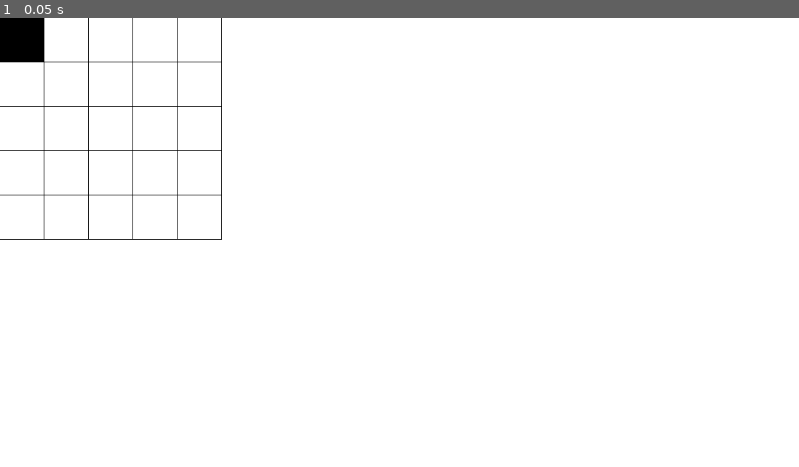
Above: before the commit, frame 1.
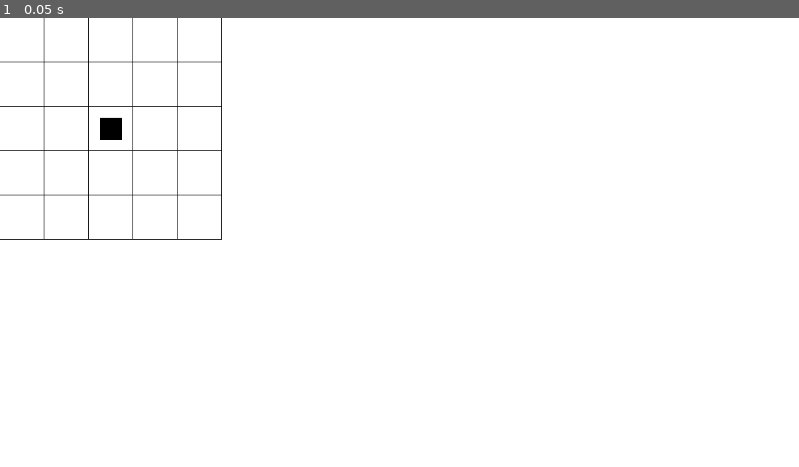
Above: after the commit, the same moment.

Repository: Peachball/gmtk-2025
Game: Godot game, scene res://objects/world_map.tscn
Two runs of this game, one before a commit and one after it. Both use one fixed random seed, a clock stepped at 60 frames per second and the inputs below. This scene is started directly instead of the project's main scene.
Inputs:
- Up to frame 1 (0.05 s): no input

The runs differ from the first frame. In frame 1, 0.7% of the frame differs, in the area x 0-16%, y 0-28%.
Error before the commit: Invalid assignment of property or key 'position' with value of type 'Vector2' on a base object of type 'Transform2D'. (res://objects/world_map.gd:29)

Commit message:
Make player smaller + centered

Diff:
--- a/objects/player.tscn
+++ b/objects/player.tscn
@@ -1,7 +1,8 @@
 [gd_scene format=3 uid="uid://d216s1x61xwa0"]
 
 [node name="Player" type="Node2D"]
+scale = Vector2(0.5, 0.5)
 
 [node name="Polygon2D" type="Polygon2D" parent="."]
 color = Color(0, 0, 0, 1)
-polygon = PackedVector2Array(64, 64, 64, 0, 0, 0, 0, 64)
+polygon = PackedVector2Array(32, 32, 32, -32, -32, -32, -32, 32)
--- a/objects/world_map.gd
+++ b/objects/world_map.gd
@@ -6,7 +6,7 @@
 var level_height := 5
 
 func _ready() -> void:
-	set_player_position(1, 1)
+	set_player_position(2, 2)
 
 func _draw() -> void:
 	# draw grid lines
@@ -26,4 +26,4 @@
 		)
 
 func set_player_position(x: int, y: int) -> void:
-	$Player.transform.position = Vector2(x * Constant.TILE_WIDTH, y * Constant.TILE_WIDTH)
+	$Player.position = Vector2((x + 0.5) * Constant.TILE_WIDTH, (level_height - y - .5) * Constant.TILE_WIDTH)
